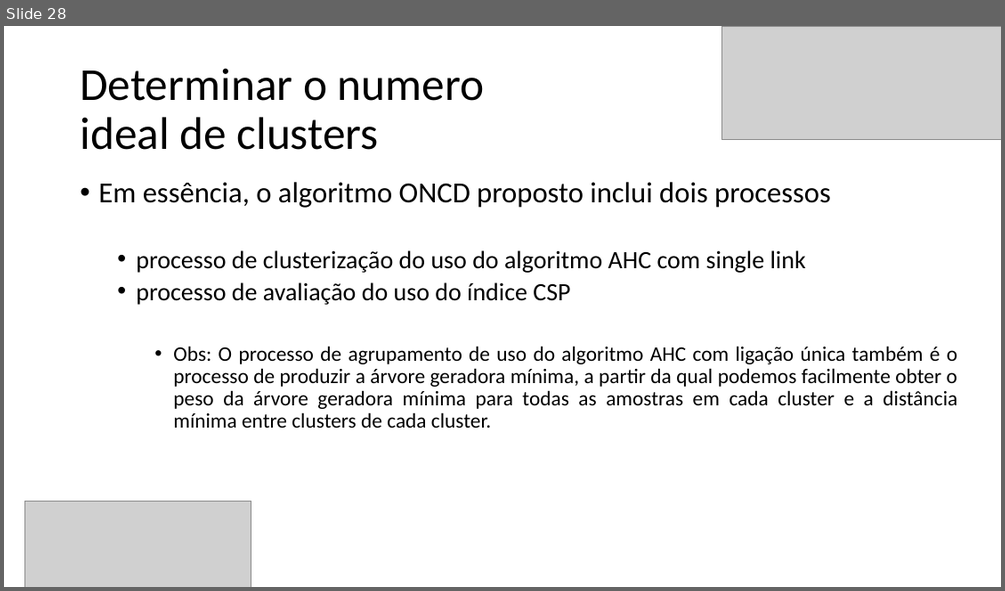
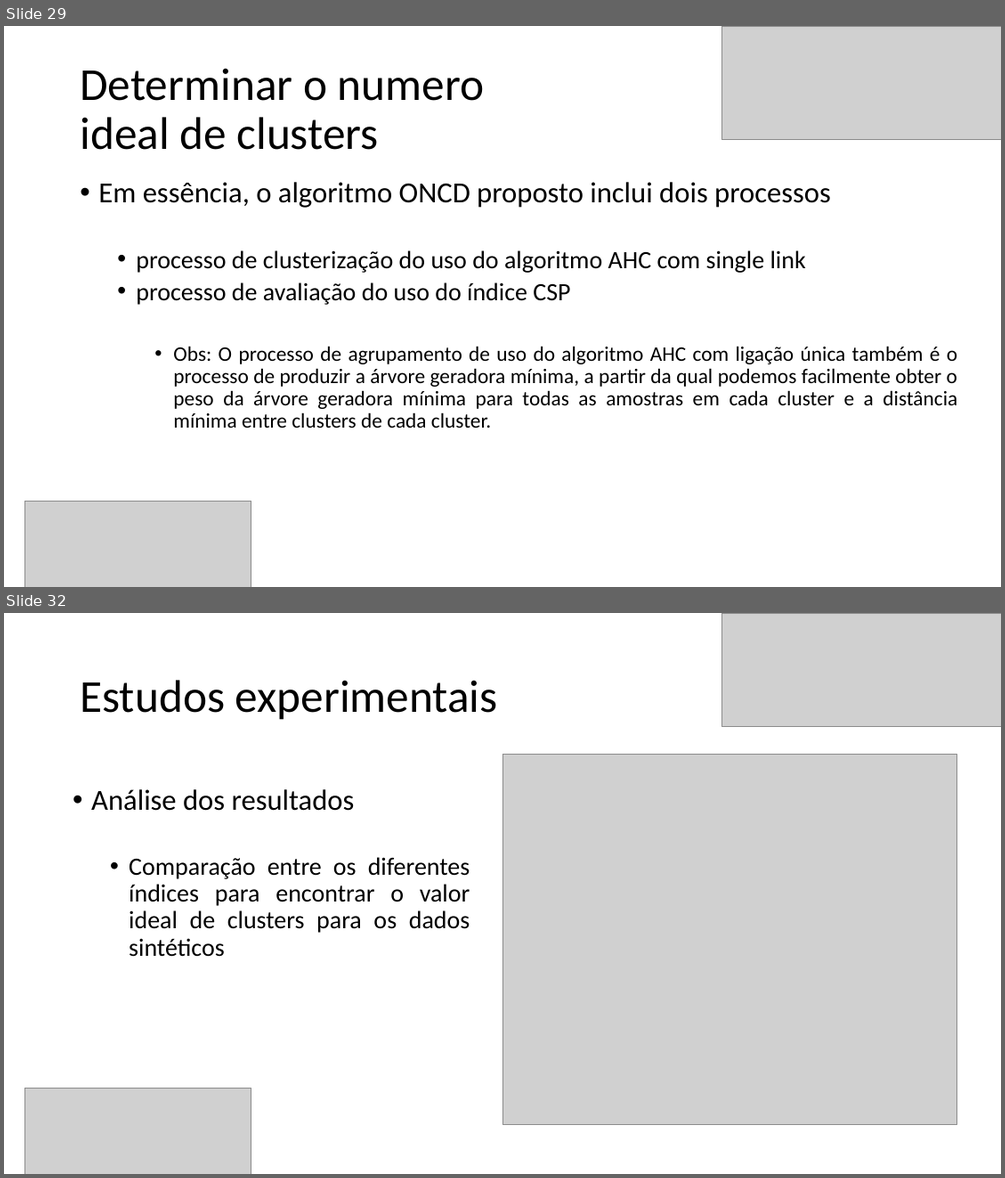
Before and after one commit to Marcio-Salmazo/PRT_Agrupamento, a slide deck: Seminario/optimal clusters - SLIDES.pptx. Shown one above the other, each under a label of ours: slide 28 before the commit, slides 29 and 32 after it; the slides between them are not shown. The pictures are 1005x591 and 1005x1178 pixels, drawn with LibreOffice and Linux fonts; fonts in the diff are those of the drawing; grey boxes stand for pictures. Boxes give left, top, right and bottom in pixels: in the first picture for what was removed or moved away, otherwise in the second. Text is boxed around its words. In the diff, an @@ line names an element or a change of style, - is before the commit and + after.

```diff
--- a/Seminario/optimal clusters - SLIDES.pptx
+++ b/Seminario/optimal clusters - SLIDES.pptx
@@ slide 32 added at (x1=4, y1=613, x2=1001, y2=1174), background #FFFFFF @@
@@ picture added at (x1=722, y1=613, x2=1001, y2=727) @@
@@ title added at (x1=80, y1=680, x2=498, y2=720), 44 pt, text #000000 @@
+Estudos experimentais
@@ picture added at (x1=502, y1=754, x2=956, y2=1125) @@
@@ text added at (x1=91, y1=789, x2=470, y2=957), 24 pt, text #000000 @@
+• Análise dos resultados
+  • Comparação entre os diferentes índices para encontrar o valor ideal de clusters para os dados sintéticos
@@ picture added at (x1=25, y1=1088, x2=251, y2=1174) @@
@@ what was slide 28 is now slide 29 @@
```
Also in this commit, not shown: 1 slide changed, 8 other slides added, 1 slide removed.
